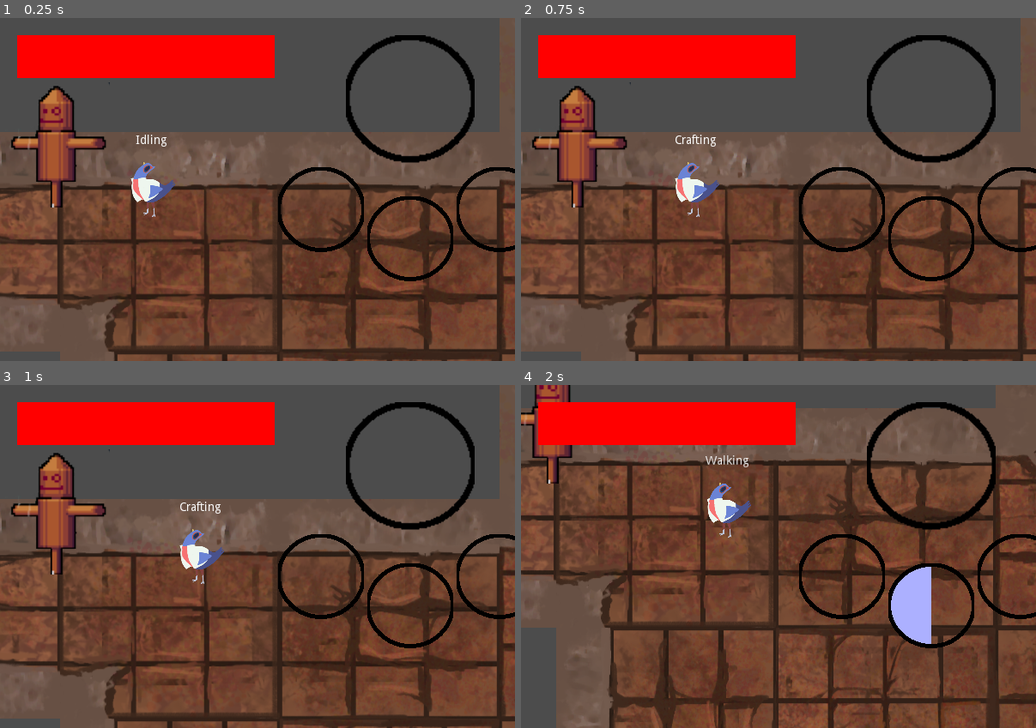
Above: before the commit, frames 1-4 (two rows, left to right).
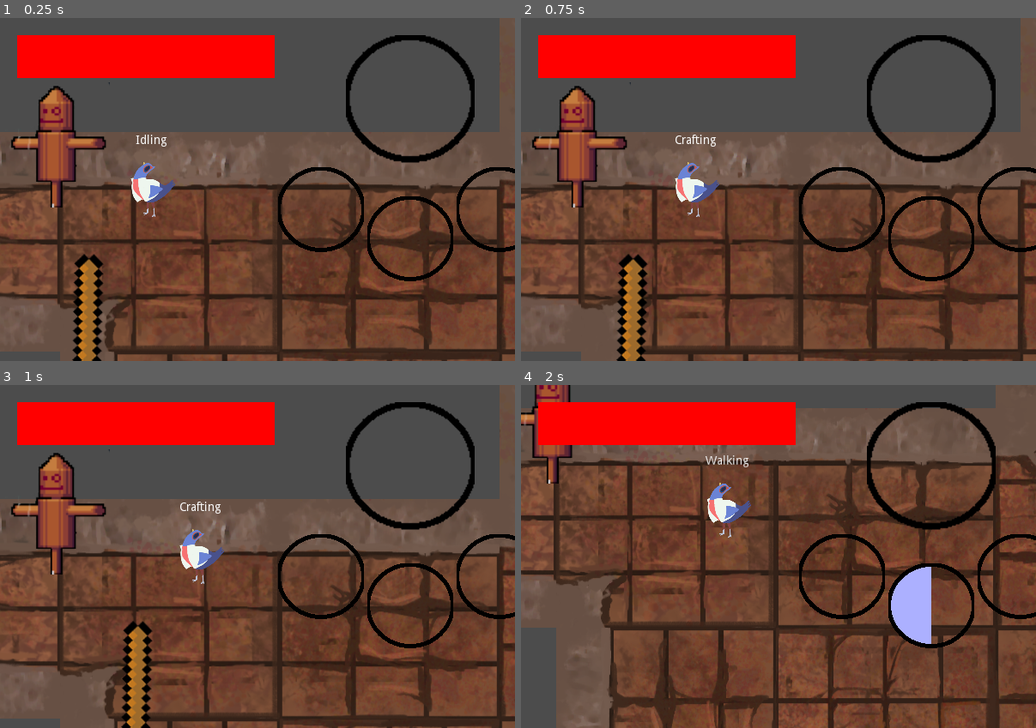
Above: after the commit, the same moments.

Repository: Alexzander-Stone/A-Squire-s-Tale
Game: Godot game, scene res://World.tscn
Same seed, same stepped clock (60 frames per second), same inputs: the game is played once before the commit and once after it.
Inputs:
- Up to frame 1 (0.25 s): no input
- Up to frame 2 (0.75 s): tap Enter at 0.5 s; hold Right (ui_right) from 0.53 s (still down); hold Shift (craft) from 0.53 s (still down)
- Up to frame 3 (1 s): keep holding Right (ui_right); keep holding Shift (craft)
- Up to frame 4 (2 s): release Right (ui_right) at 1.28 s; release Shift (craft) at 1.28 s; hold Down (ui_down) from 1.28 s (still down); tap S (primary_ability) at 1.35 s

The runs differ from the first frame. In frame 1, 1.5% of the frame differs, in the area x 14-21%, y 68-100%; in frame 2, 1.5%; in frame 3, 1.5%; in frame 4, nothing differs.

Commit message:
Simple rotation/direction changes to player.

Diff:
--- a/Attack/Attack.tscn
+++ b/Attack/Attack.tscn
@@ -191,18 +191,21 @@
 "values": [ Color( 1, 1, 1, 1 ) ]
 }
 
-[node name="Weapon" type="Area2D"]
+[node name="Weapon" type="Area2D" index="0"]
 
 visible = false
+position = Vector2( -74.7639, 185.426 )
+rotation = 1.59119
 input_pickable = true
 gravity_vec = Vector2( 0, 1 )
 gravity = 98.0
 linear_damp = 0.1
 angular_damp = 1.0
+monitoring = false
 collision_layer = 2
 audio_bus_override = false
 audio_bus_name = "Master"
-_sections_unfolded = [ "Collision", "Visibility" ]
+_sections_unfolded = [ "Collision", "Transform", "Visibility" ]
 __meta__ = {
 "_edit_group_": true
 }
--- a/Player/Player.tscn
+++ b/Player/Player.tscn
@@ -25,7 +25,7 @@
 "speed": 5.0
 } ]
 
-[node name="Player" type="Node2D" index="0"]
+[node name="Player" type="Node2D"]
 
 position = Vector2( 106.147, 63.6884 )
 script = ExtResource( 1 )
@@ -181,5 +181,8 @@
 
 [node name="Weapon" parent="." index="6" instance=ExtResource( 15 )]
 
+visible = true
+_sections_unfolded = [ "Collision", "Transform", "Visibility" ]
+
 
 [editable path="Weapon"]
--- a/Player/Scripts/Movement States/Casting.gd
+++ b/Player/Scripts/Movement States/Casting.gd
@@ -26,6 +26,7 @@
 	#add condition checking for cooldown
 	if(args[0] == 1 && ability_node.primary_cooldown_timer <= 0):
 		#select animation and play it. Rotate based on player's current direction.
+
 		weapon_animation_node.play("Primary_Attack_1")
 		print("first ability activate")
 		emit_signal("primary_used")
--- a/Player/Scripts/Player.gd
+++ b/Player/Scripts/Player.gd
@@ -4,7 +4,7 @@
 
 # Movement and direction.
 var velocity = Vector2(0,0)
-var direction
+var direction_vector = Vector2(0,0)
 var MOVE_VELOCITY = 0
 # Crafting.
 var crafting_container = []
@@ -17,13 +17,13 @@
 
 func update_position():
 	#position += velocity
-	update_direction()
+	update_direction_vector()
 	if get_node("KinematicBody2D").move_and_collide(velocity):
 		print("collide")
 	position = get_node("KinematicBody2D").position
 
-func update_direction():
-	direction = velocity.normalized()
+func update_direction_vector():
+	direction_vector = velocity.normalized()
 
 func add_to_crafting(integer):
 	crafting_container.append(integer)
